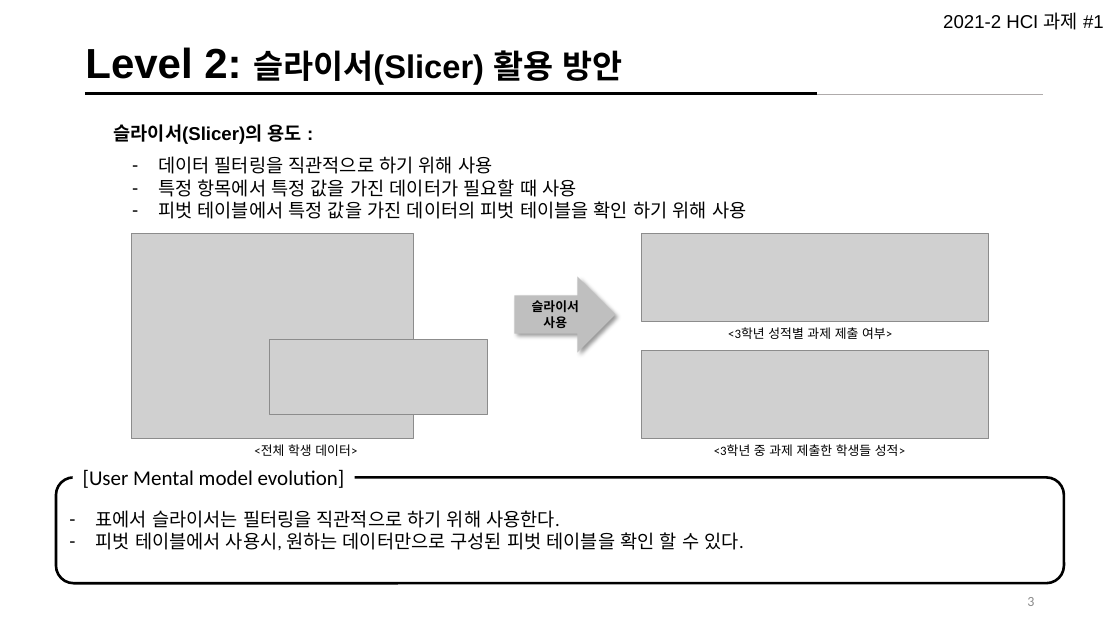
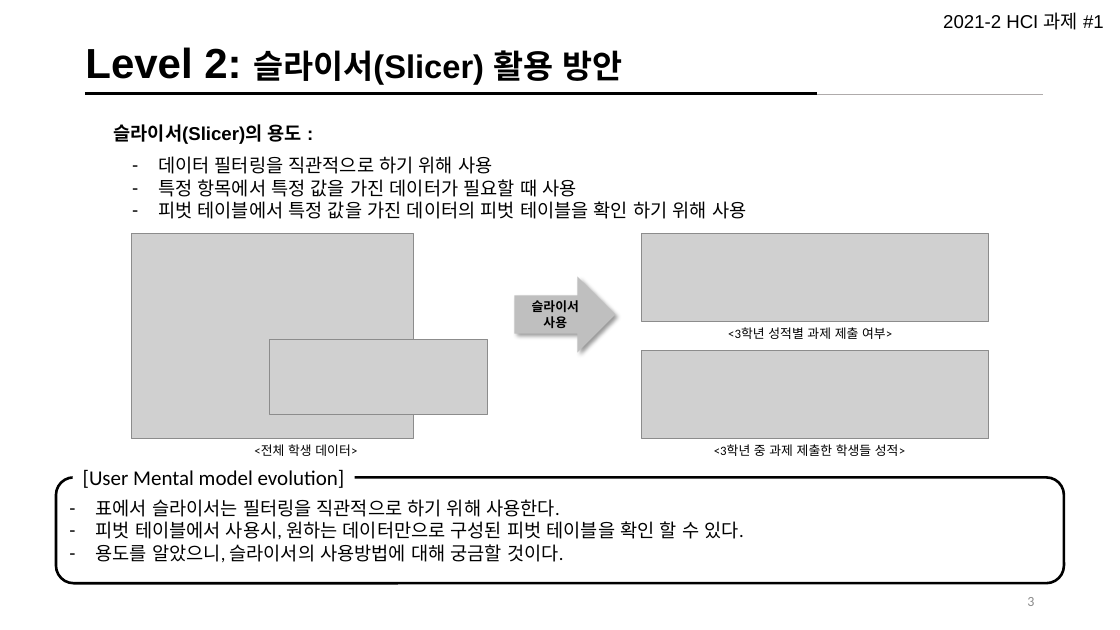
Before and after one commit to Jeeseob/homework2021-2, a slide deck: slide 4 of user-interface/week3/UI_Mental Model_김지섭.pptx. Drawn at 1120x630 pixels with LibreOffice and Linux fonts; fonts in the diff are those of the drawing; grey boxes stand for pictures. Boxes give left, top, right and bottom in pixels: in the first picture for what was removed or moved away, otherwise in the second. Text is boxed around its words. In the diff, an @@ line names an element or a change of style, - is before the commit and + after.

```diff
--- a/user-interface/week3/UI_Mental Model_김지섭.pptx
+++ b/user-interface/week3/UI_Mental Model_김지섭.pptx
@@ text in rounded rectangle at bbox=[96, 544, 563, 562]: paragraph added @@
+– 용도를 알았으니, 슬라이서의 사용방법에 대해 궁금할 것이다.
```
Also in this commit, not shown: 2 other slides changed, 2 other files.
